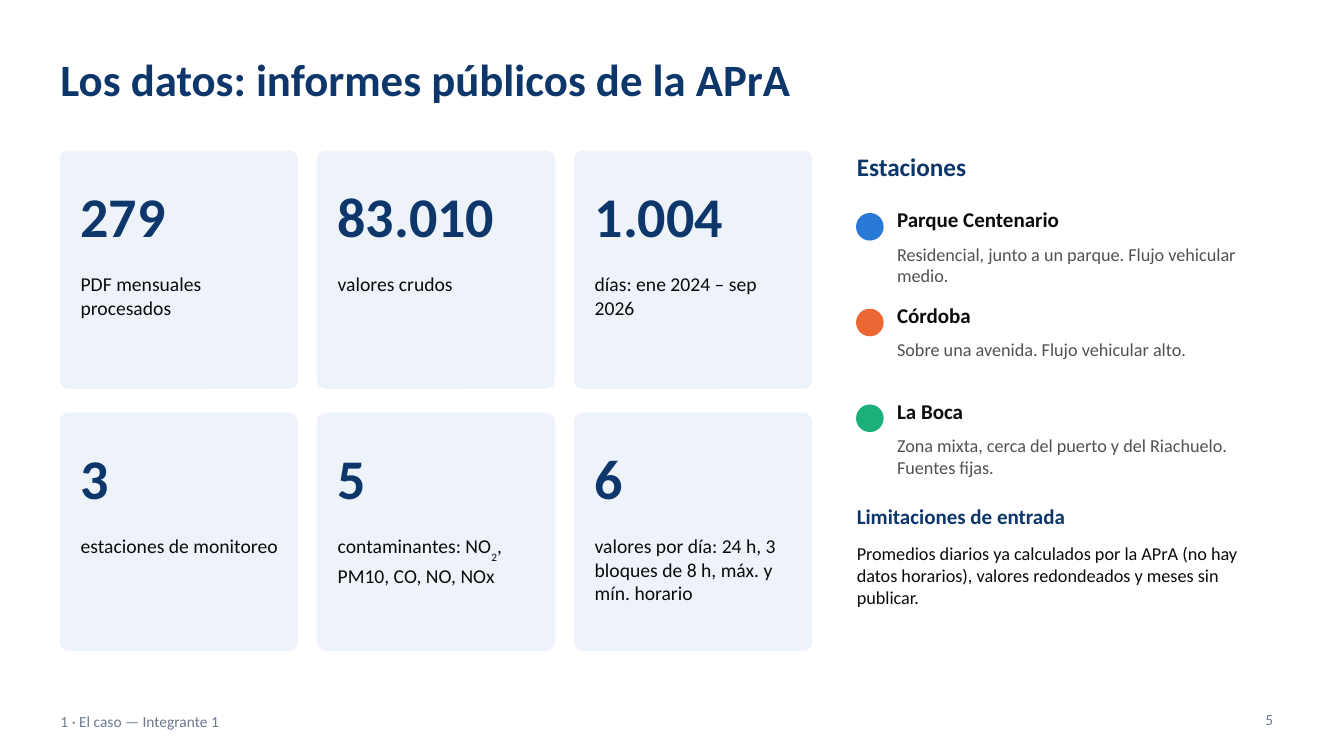
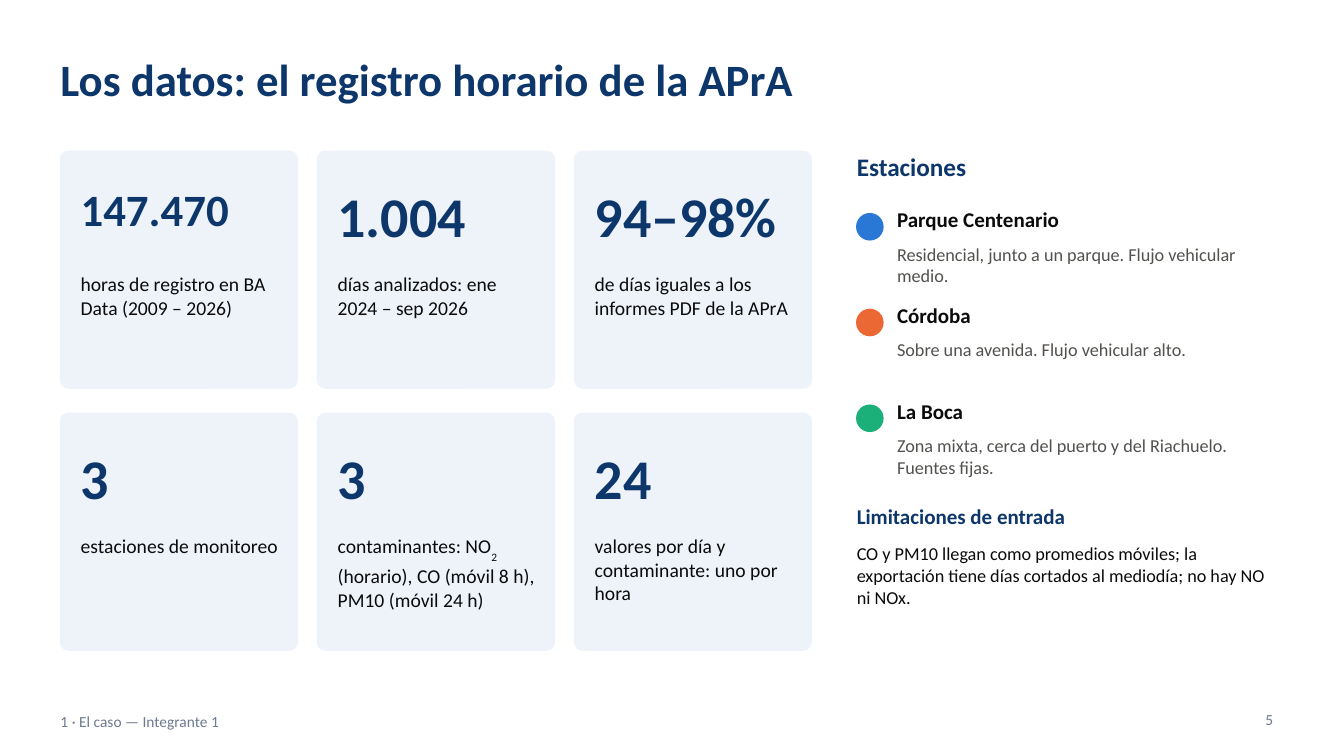
Before and after one commit to ezequielmaranda/nox-ciudad, a slide deck: slide 5 of presentacion/presentacion_tp_aire_oms.pptx. Drawn at 1344x756 pixels with LibreOffice and Linux fonts; fonts in the diff are those of the drawing. Boxes give left, top, right and bottom in pixels: in the first picture for what was removed or moved away, otherwise in the second. Text is boxed around its words. In the diff, an @@ line names an element or a change of style, - is before the commit and + after.

```diff
--- a/presentacion/presentacion_tp_aire_oms.pptx
+++ b/presentacion/presentacion_tp_aire_oms.pptx
@@ title at [60, 64, 793, 104]: text changed @@
-Los datos: informes públicos de la APrA
+Los datos: el registro horario de la APrA
@@ text at [81, 196, 229, 227]: text changed; size 40 to 32 pt @@
-279
+147.470
@@ text at [338, 200, 466, 238]: text changed @@
-83.010
+1.004
@@ text at [595, 198, 777, 238]: text changed @@
-1.004
+94–98%
@@ text at [81, 277, 266, 318]: text changed @@
-PDF mensuales procesados
+horas de registro en BA Data (2009 – 2026)
@@ text at [338, 277, 497, 318]: text changed @@
-valores crudos
+días analizados: ene 2024 – sep 2026
@@ text at [595, 277, 788, 315]: text changed @@
-días: ene 2024 – sep 2026
+de días iguales a los informes PDF de la APrA
@@ text at [338, 462, 366, 500]: text changed @@
-5
+3
@@ text at [595, 462, 652, 499]: text changed @@
-6
+24
@@ text at [338, 539, 534, 610]: text changed @@
-contaminantes: NO2, PM10, CO, NO, NOx
+contaminantes: NO2 (horario), CO (móvil 8 h), PM10 (móvil 24 h)
@@ text at [595, 539, 777, 600]: text changed @@
-valores por día: 24 h, 3 bloques de 8 h, máx. y mín. horario
+valores por día y contaminante: uno por hora
@@ text at [857, 547, 1265, 604]: text changed @@
-Promedios diarios ya calculados por la APrA (no hay datos horarios), valores redondeados y meses sin publicar.
+CO y PM10 llegan como promedios móviles; la exportación tiene días cortados al mediodía; no hay NO ni NOx.
```
Also in this commit, not shown: 13 other slides changed, 2 slides added, 1 other file.
